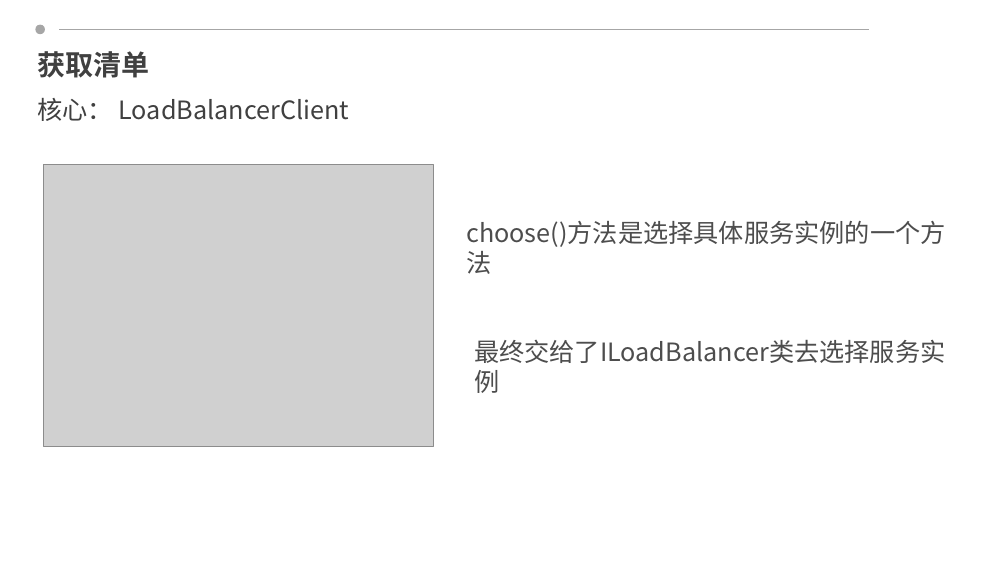
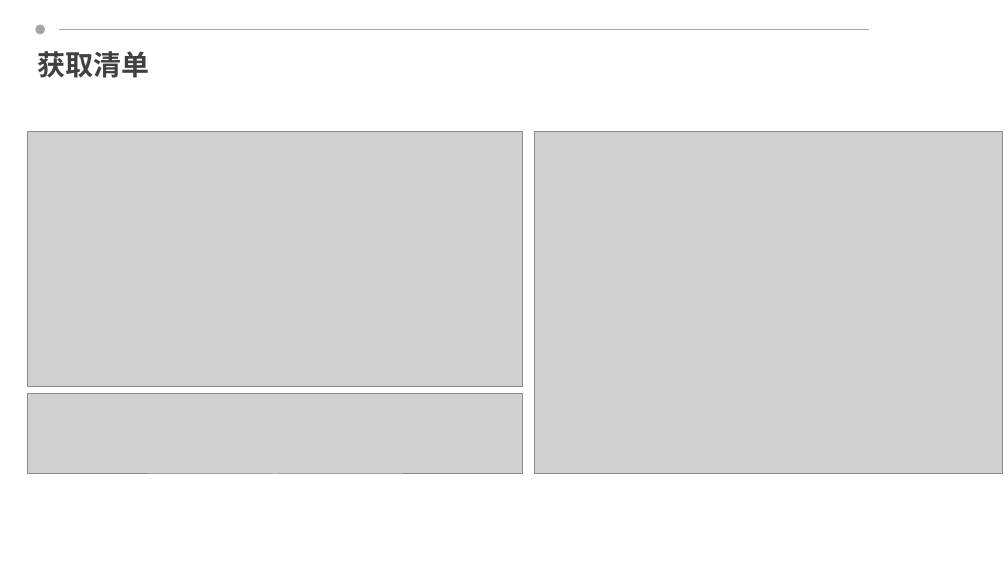
Before and after one commit to ziyanjupan/-ReadingNotes, a slide deck: slide 9 of Ribbon解析 .pptx (slide 10 before the commit). Drawn at 1008x567 pixels with LibreOffice and Linux fonts; fonts in the diff are those of the drawing; grey boxes stand for pictures; background and template pictures are left out. Boxes give left, top, right and bottom in pixels: in the first picture for what was removed or moved away, otherwise in the second. Text is boxed around its words. In the diff, an @@ line names an element or a change of style, - is before the commit and + after.

```diff
--- a/Ribbon解析 .pptx
+++ b/Ribbon解析 .pptx
@@ subtitle removed at (x1=37, y1=98, x2=349, y2=121) @@
-核心： LoadBalancerClient
@@ picture resized from (x1=43, y1=164, x2=432, y2=447) to (x1=28, y1=131, x2=523, y2=386) @@
@@ picture added at (x1=534, y1=131, x2=1002, y2=474) @@
@@ text removed at (x1=466, y1=221, x2=945, y2=274) @@
-choose()方法是选择具体服务实例的一个方法
@@ text removed at (x1=474, y1=340, x2=945, y2=363) @@
-最终交给了ILoadBalancer类去选择服务实例
@@ picture added at (x1=28, y1=393, x2=523, y2=474) @@
```
Also in this commit, not shown: 8 other slides changed, 4 slides added, 2 slides removed.
